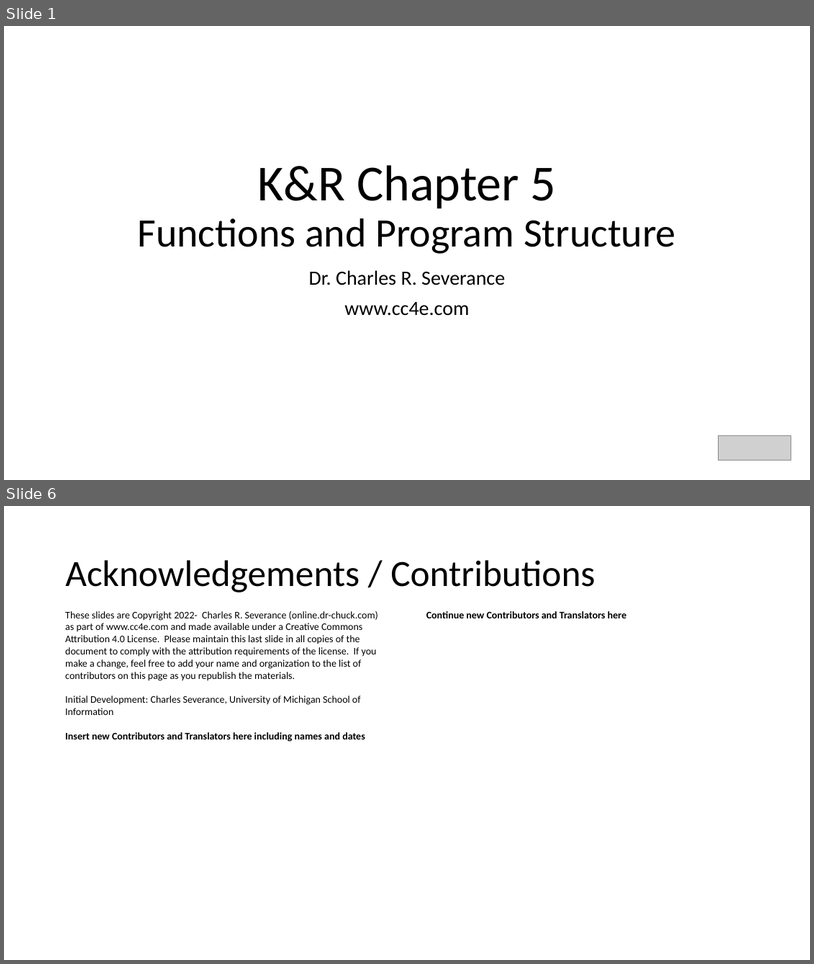
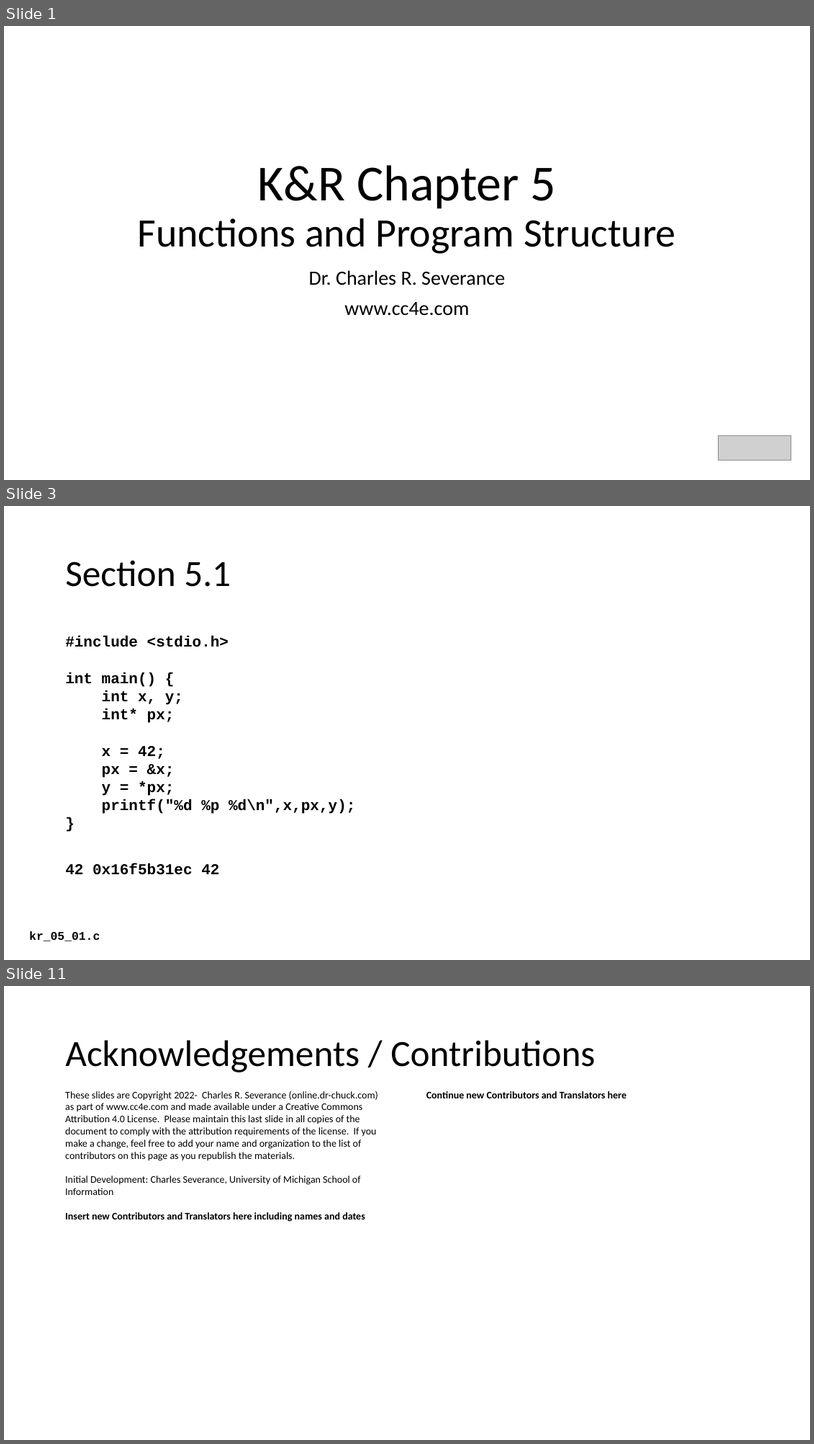
Before and after one commit to csev/cc4e, a slide deck: lectures/KR-5.pptx. Shown one above the other, each under a label of ours: slides 1 and 6 before the commit, slides 1, 3 and 11 after it; the slides between them are not shown. The pictures are 814x964 and 814x1444 pixels, drawn with LibreOffice and Linux fonts; fonts in the diff are those of the drawing; grey boxes stand for pictures. Boxes give left, top, right and bottom in pixels: in the first picture for what was removed or moved away, otherwise in the second. Text is boxed around its words. In the diff, an @@ line names an element or a change of style, - is before the commit and + after.

```diff
--- a/lectures/KR-5.pptx
+++ b/lectures/KR-5.pptx
@@ slide 3 added at <box>4,506,810,960</box>, background #FFFFFF @@
@@ title added at <box>65,560,231,587</box>, 44 pt, text #000000 @@
+Section 5.1
@@ text added at <box>65,636,355,813</box>, 18 pt, text #000000, bold @@
+#include <stdio.h>
+int main() {
+int x, y;
+int* px;
+x = 42;
+px = &x;
+y = *px;
+printf("%d %p %d\n",x,px,y);
+}
@@ text added at <box>65,863,219,875</box>, 18 pt, text #000000, bold @@
+42 0x16f5b31ec 42
@@ text added at <box>29,931,100,941</box>, 14 pt, text #000000, bold @@
+kr_05_01.c
@@ what was slide 6 is now slide 11 @@
```
Also in this commit, not shown: 3 slides changed, 5 other slides added, 1 slide removed, 7 other files.
